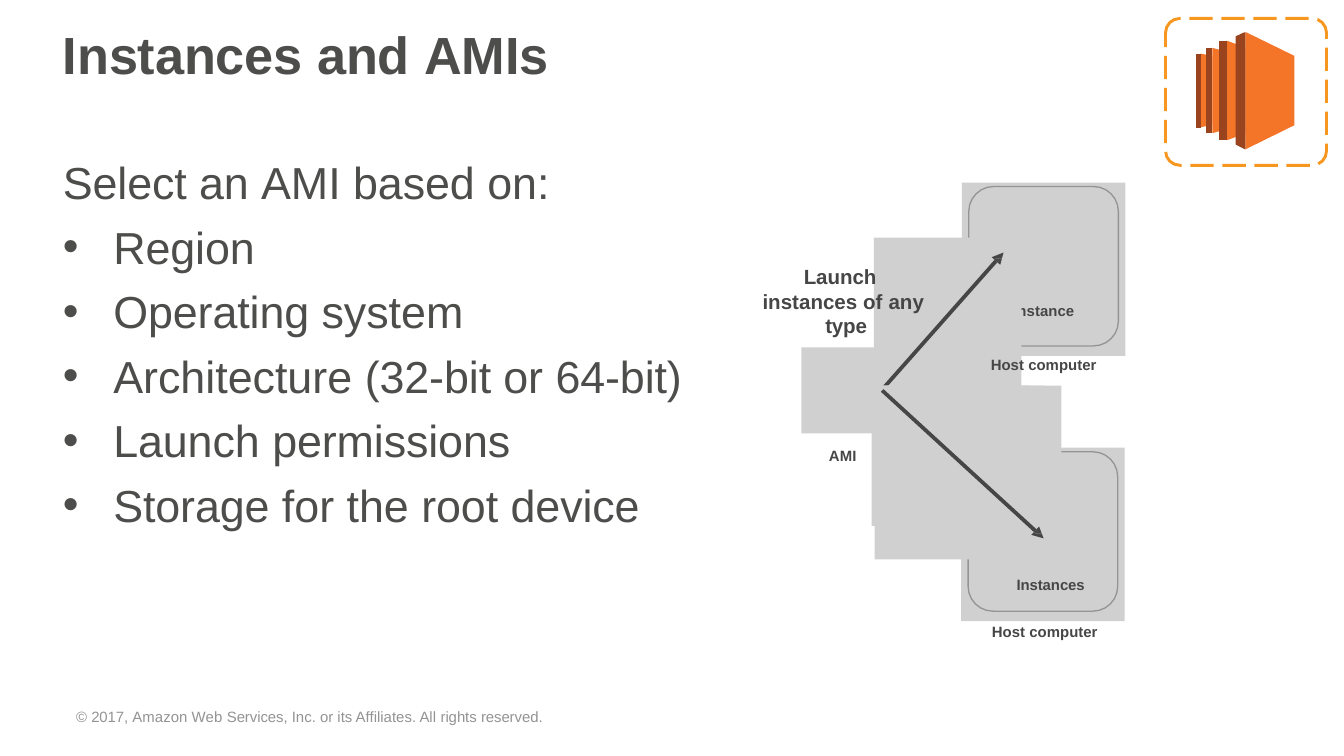
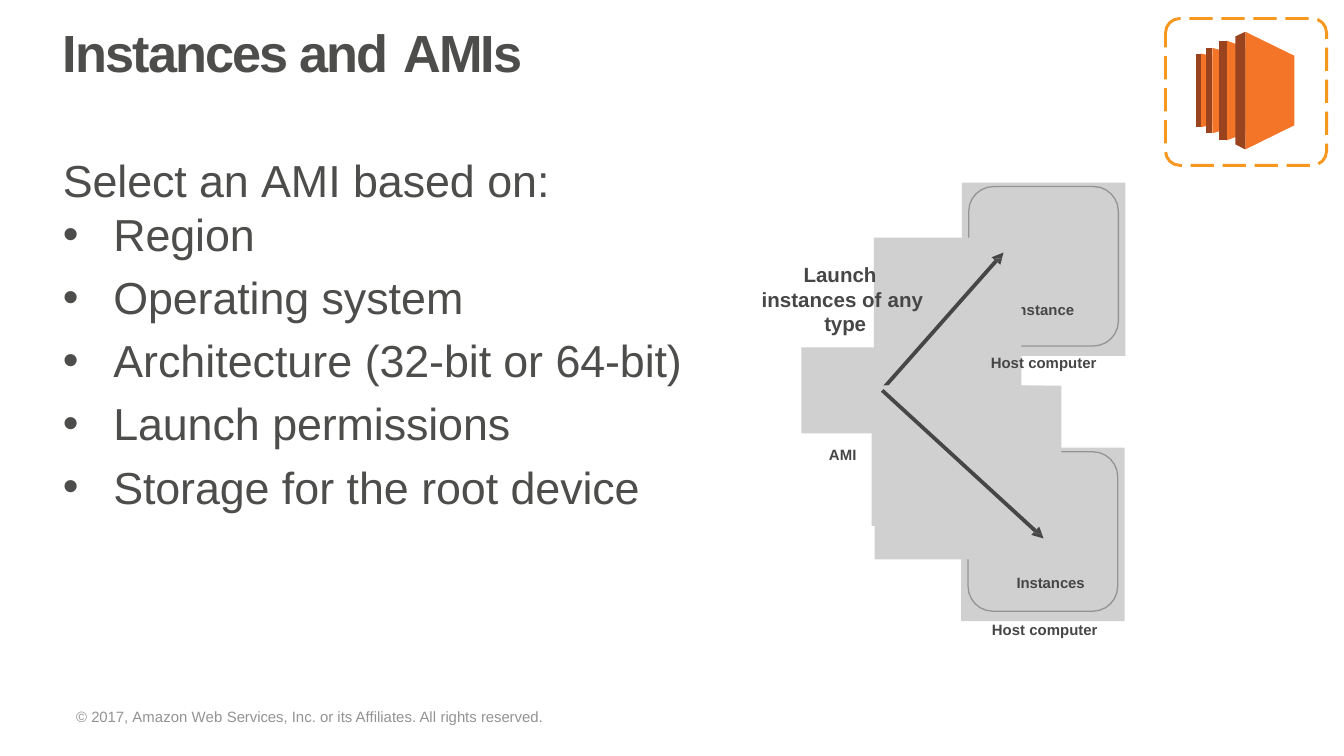
Before and after one commit to prkatta/dotraining, a slide deck: slide 23 of Session-18/AWS_Fundamentals.pptx (slide 24 before the commit). Drawn at 1344x756 pixels with LibreOffice and Linux fonts; fonts in the diff are those of the drawing; grey boxes stand for pictures; background and template pictures are left out. Boxes give left, top, right and bottom in pixels: in the first picture for what was removed or moved away, otherwise in the second. Text is boxed around its words. In the diff, an @@ line names an element or a change of style, - is before the commit and + after.

```diff
--- a/Session-18/AWS_Fundamentals.pptx
+++ b/Session-18/AWS_Fundamentals.pptx
@@ title "Instances and AMIs" at (x1=63, y1=34, x2=522, y2=73): letter spacing -0.1 to -1 pt; indent changed @@
@@ text "Region" rewrapped from (x1=113, y1=231, x2=682, y2=531) to (x1=113, y1=218, x2=682, y2=512) @@
@@ text "Launch instances of any type" at (x1=762, y1=266, x2=923, y2=336): letter spacing -0.1 to 0 pt in "Launch"; indent changed @@
@@ freeform shape resized from (x1=880, y1=253, x2=1004, y2=392) to (x1=880, y1=259, x2=997, y2=391) @@
@@ indent changed in 3 elements at (x1=991, y1=356, x2=1096, y2=372), (x1=63, y1=164, x2=549, y2=198), (x1=992, y1=578, x2=1097, y2=638) @@
```
Also in this commit, not shown: 120 other slides changed, 9 slides removed.
